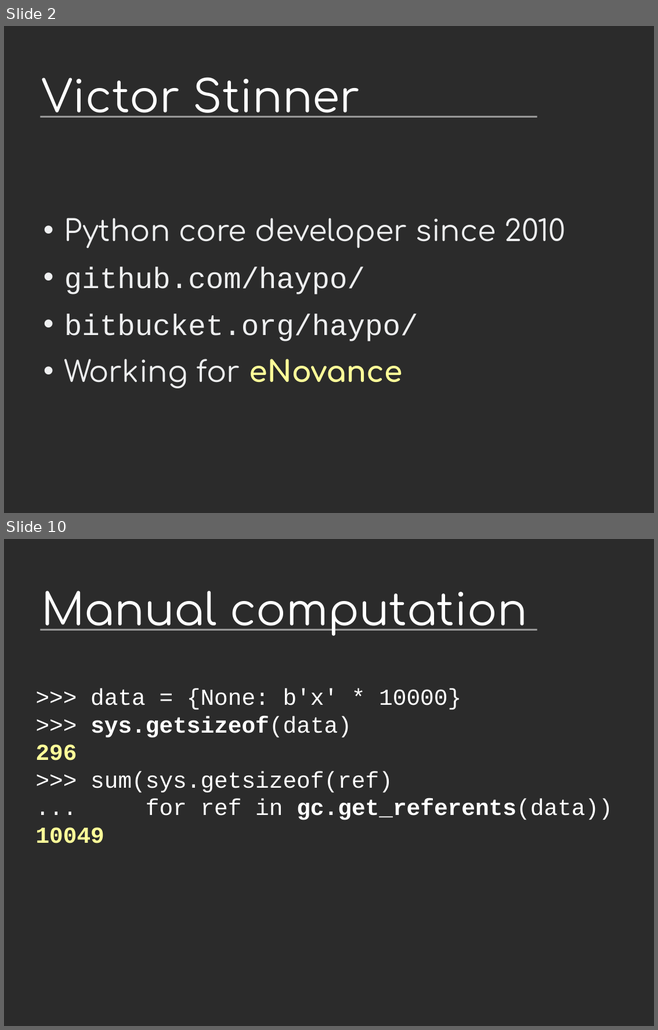
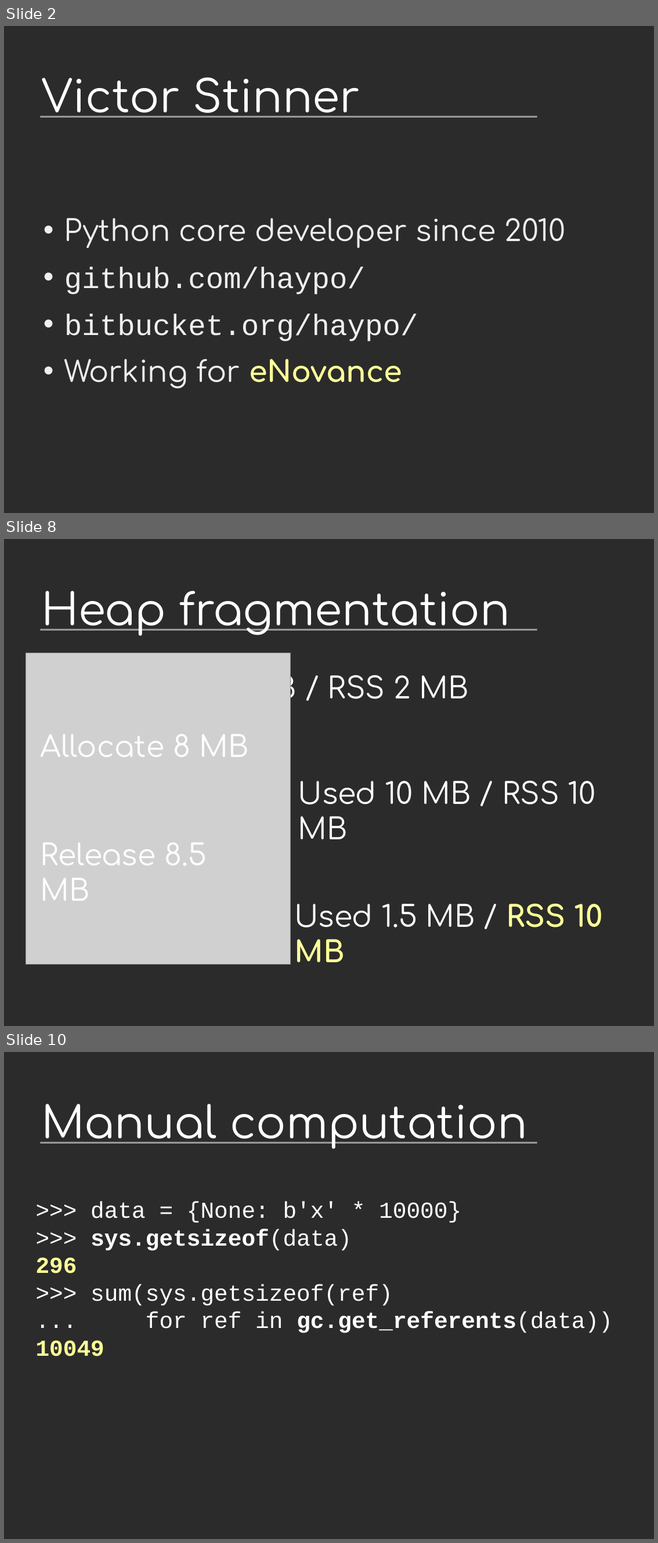
Before and after one commit to vstinner/talks, a slide deck: 2014-Pycon-Montreal/tracemalloc.odp. Shown one above the other, each under a label of ours: slides 2 and 10 before the commit, slides 2, 8 and 10 after it; the slides between them are not shown. The pictures are 658x1030 and 658x1543 pixels, drawn with LibreOffice and Linux fonts; fonts in the diff are those of the drawing; grey boxes stand for pictures; background and template pictures are left out; a plain dark background stands for a picture behind light text. Boxes give left, top, right and bottom in pixels: in the first picture for what was removed or moved away, otherwise in the second. Text is boxed around its words. In the diff, an @@ line names an element or a change of style, - is before the commit and + after.

```diff
--- a/2014-Pycon-Montreal/tracemalloc.odp
+++ b/2014-Pycon-Montreal/tracemalloc.odp
@@ slide 8 added at [4,539,654,1026], background picture (left out); not listed: 1 template element that a slide beside it also shows @@
@@ title added at [41,591,510,636], 54 pt, text #FFFFFF @@
+Heap fragmentation
@@ picture added at [25,653,290,965] @@
@@ title added at [247,665,469,705], 36 pt, text #FFFFFF @@
+Used 2 MB / RSS 2 MB
@@ title added at [40,734,248,757], 36 pt, text #FFFFFF @@
+Allocate 8 MB
@@ title added at [298,781,596,839], 36 pt, text #FFFFFF @@
+Used 10 MB / RSS 10 MB
@@ title added at [40,843,206,901], 36 pt, text #FFFFFF @@
+Release 8.5 MB
@@ title added at [294,904,603,962], 36 pt, text #FFFFFF @@
+Used 1.5 MB / RSS 10 MB
```
Also in this commit, not shown: 7 slides changed, 1 other slide added, 2 slides removed, 3 other files.
